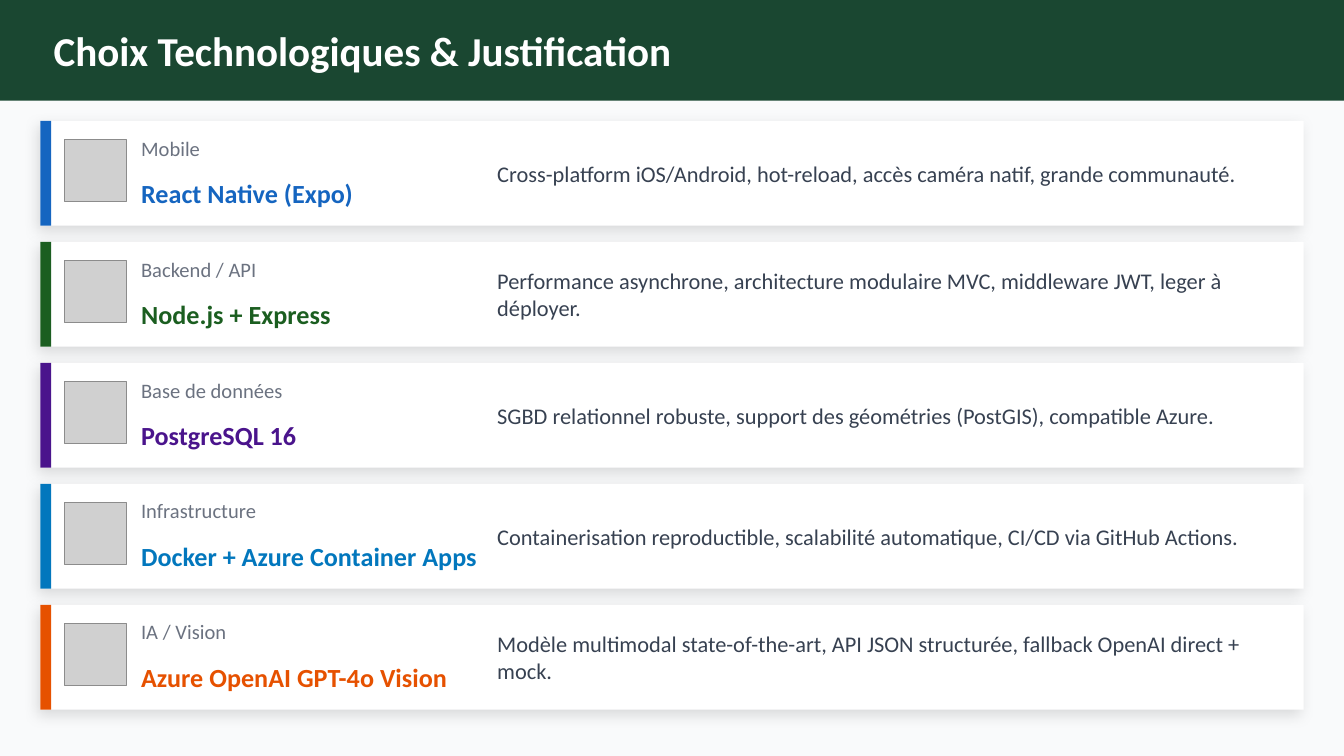
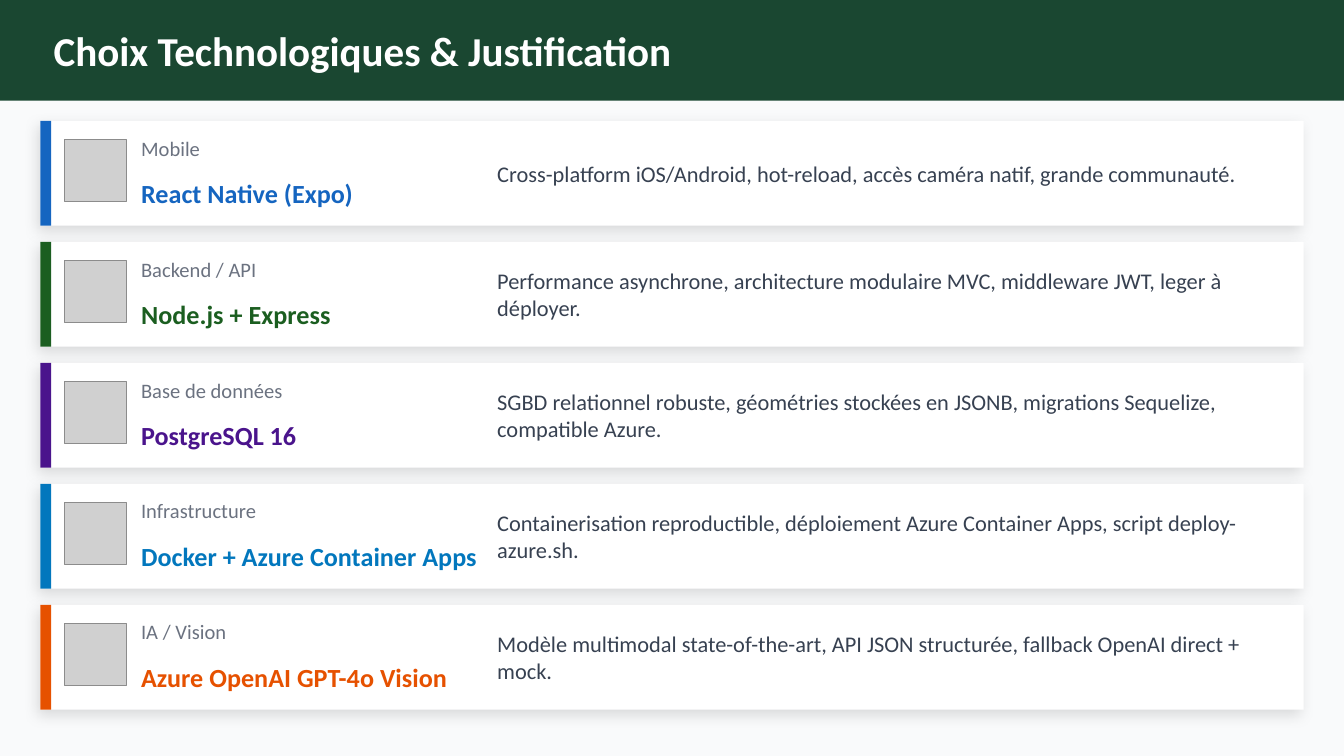
Before and after one commit to mlft9/projet-etude-2eme-annee, a slide deck: slide 4 of sujet/Parcell-IA-Presentation.pptx. Drawn at 1344x756 pixels with LibreOffice and Linux fonts; fonts in the diff are those of the drawing; grey boxes stand for pictures. Boxes give left, top, right and bottom in pixels: in the first picture for what was removed or moved away, otherwise in the second. Text is boxed around its words. In the diff, an @@ line names an element or a change of style, - is before the commit and + after.

```diff
--- a/sujet/Parcell-IA-Presentation.pptx
+++ b/sujet/Parcell-IA-Presentation.pptx
@@ text at (497, 394, 1215, 441): text changed @@
-SGBD relationnel robuste, support des géométries (PostGIS), compatible Azure.
+SGBD relationnel robuste, géométries stockées en JSONB, migrations Sequelize, compatible Azure.
@@ text at (497, 515, 1236, 558): text changed @@
-Containerisation reproductible, scalabilité automatique, CI/CD via GitHub Actions.
+Containerisation reproductible, déploiement Azure Container Apps, script deploy-azure.sh.
```
Also in this commit, not shown: 6 other slides changed, 1 other file.
